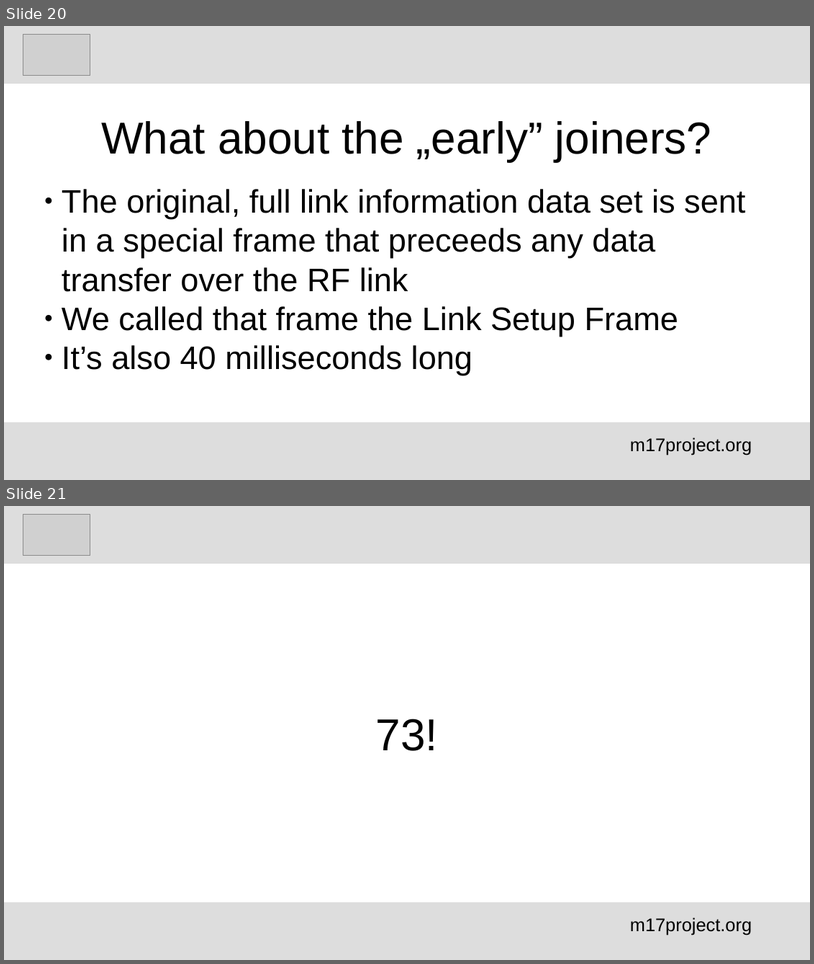
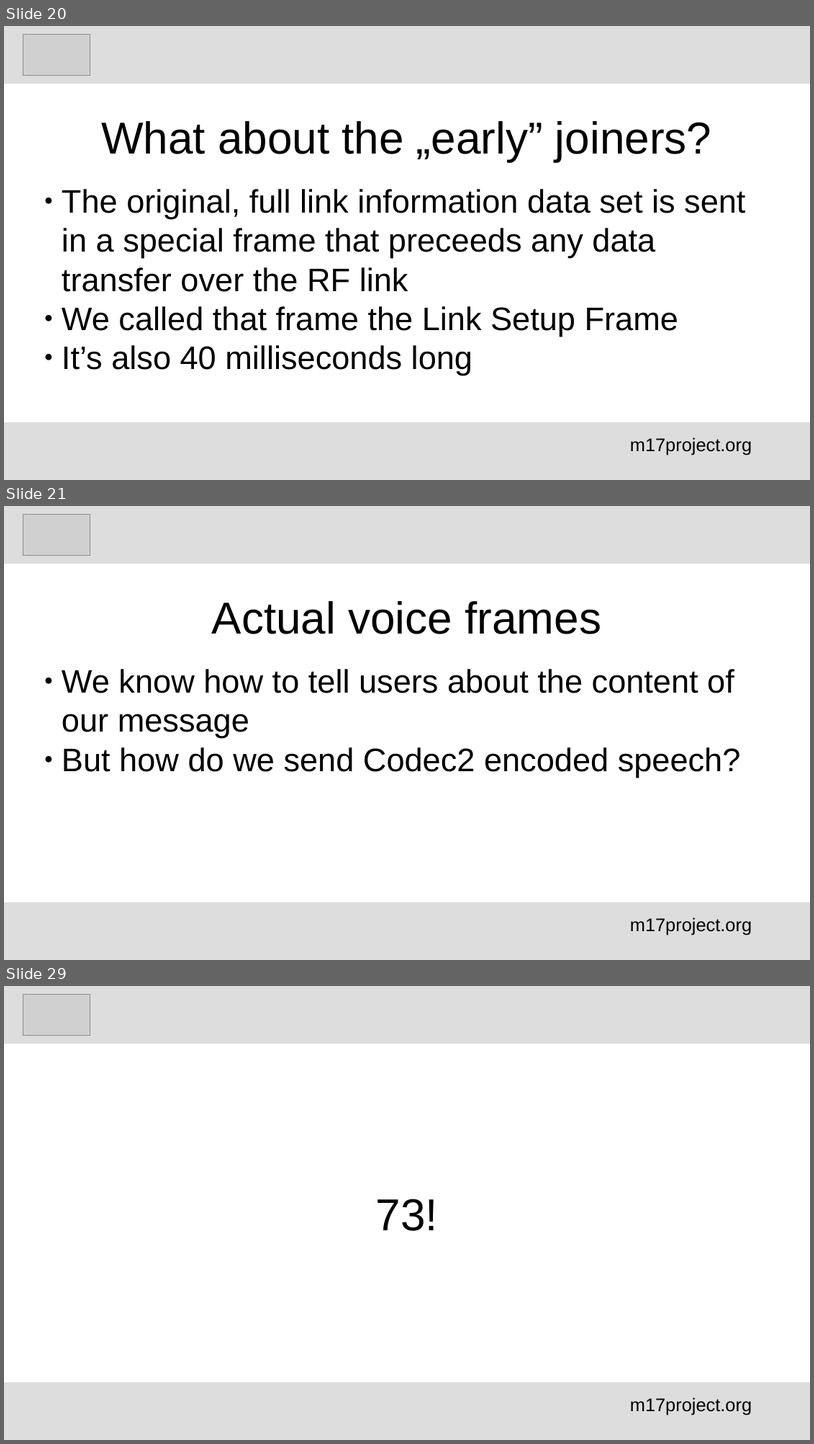
Before and after one commit to M17-Project/M17_education, a slide deck: English/M17_voice_encoding_en.odp. Shown one above the other, each under a label of ours: slides 20 and 21 before the commit, slides 20, 21 and 29 after it; the slides between them are not shown. The pictures are 814x964 and 814x1444 pixels, drawn with LibreOffice and Linux fonts; fonts in the diff are those of the drawing; grey boxes stand for pictures. Boxes give left, top, right and bottom in pixels: in the first picture for what was removed or moved away, otherwise in the second. Text is boxed around its words. In the diff, an @@ line names an element or a change of style, - is before the commit and + after.

```diff
--- a/English/M17_voice_encoding_en.odp
+++ b/English/M17_voice_encoding_en.odp
@@ slide 21 added at <box>4,506,810,960</box>, background #FFFFFF @@
@@ rectangle added at <box>4,506,810,564</box>, fill #DDDDDD @@
@@ picture added at <box>23,514,90,556</box> @@
@@ title added at <box>212,601,602,634</box>, 44 pt, text #000000 @@
+Actual voice frames
@@ subtitle added at <box>62,669,741,777</box>, 32 pt, text #000000 @@
+● We know how to tell users about the content of our message
+● But how do we send Codec2 encoded speech?
@@ rectangle added at <box>4,902,810,960</box>, fill #DDDDDD @@
@@ text added at <box>630,917,752,934</box>, 18 pt, text #000000 @@
+m17project.org
@@ what was slide 21 is now slide 29 @@
```
Also in this commit, not shown: 1 slide changed, 7 other slides added.
